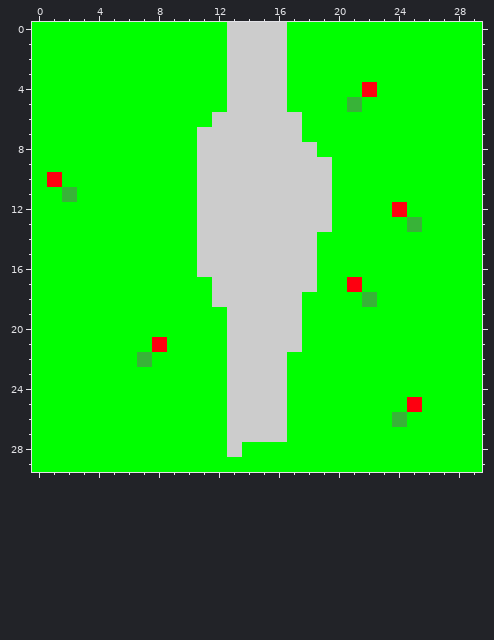
Two versions of one pixel-art sprite, raylib_tests/texture_tuiles/route2.png. The first picture shows the starting point.
The file is 30x30 pixels. Colours within 5 levels of each other are drawn and written as one.
The same view after the edit:
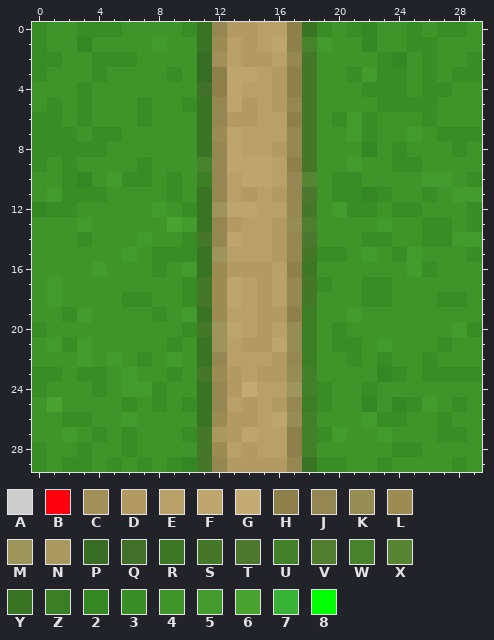
Palette (. is transparent): A #cccccc  B #fd0010  C #a28f5a  D #b39962  E #b9a068  F #bea56e  G #c3ab73  H #8e804b  J #958752  K #968d54  L #9c8b53  M #9e955c  N #a9985f  P #376d22  Q #417128  R #3e7726  S #447828  T #4d772e  U #43802a  V #4f7e2e  W #49822d  X #568534  Y #387424  Z #3c7e26  2 #348722  3 #398d25  4 #3f9529  5 #449b2d  6 #4aa230  7 #38b338  8 #00ff00
Diff:
Changed rows in their new state; - is an unchanged pixel.
first column x 0:
 0 34433344443YJDDEEHY34324434334
 1 34424444544YLEDEFHW54424433444
 2 33443334444PCEDDEJS44443243443
 3 34443444434PHFFEDHS44353343433
 4 44434444444QHFEEDHS44433343344
 5 43434443443YJFDEDJS44443333444
 6 33434443444YJDDEEHS43534443444
 7 33343344444YLFEEEJS44534454333
 8 33333444444YJFEEDJS44424344434
 9 34344443444WJFFFEHS44544334444
10 44324533434ZJEFFEJX43344445543
11 45333444434YJEDEDJT43323443455
12 23344444543YMFFEEJS45334334443
13 44454444465YJDEEDKV44445443343
14 44434445443SJFEEDJT44433443355
15 44444454333YMEEEDJS33454354443
16 44445444345YLDDDEHR44444453444
17 45444444443SLFEDEJS34433444444
18 45444433443SLFEDEJS44433444334
19 44354444345YLEEDDHZ44544444444
20 34444444443SMFEDEKZ43444444453
21 45354444434YMEDDFKZ43345444344
22 44454543454YJEEEDJZ44343443444
23 33433454434SLDEDDKU44442343333
24 34443455344YJDGEEMU34434444444
25 46444434343YJEDEDJZ34424235434
26 44334454444YLDDEFKU44453344344
27 44543434443SNDFEEHU35445444334
28 34434434444SLEDEEHU44444334444
29 34334343432SJDDDDJY33443444434
Changed places in both pictures, as pixel boxes (x1, y1, x2, y2):
changed: (32, 22, 482, 472)
